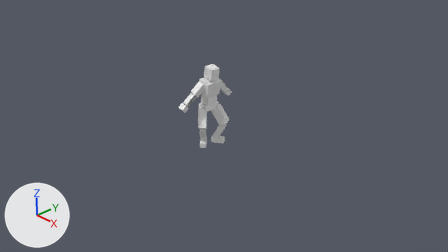
The Blender file boxman.blend, before and after one commit.
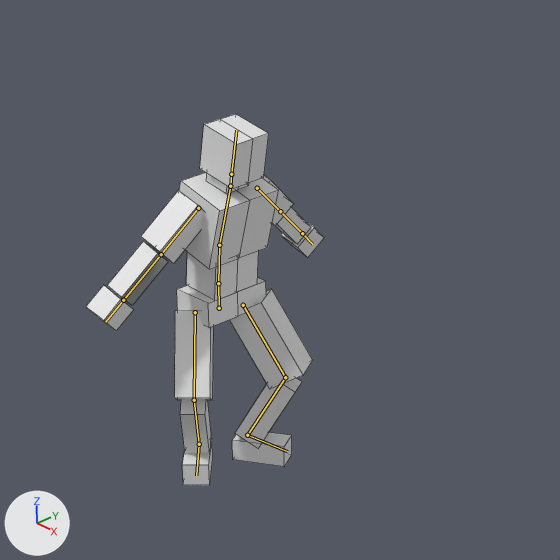
There are two pictures of each version: one from the file's camera 'Camera', one close up on the part from 35% to 64% of the width and 15% to 65% of the height. Lighting does not change. The marker at lower left points along +X, +Y and +Z. Both versions are drawn at frame 1 of the action 'ArmatureAction'; the numbers are the values there. The bones that bend it are drawn over the model as lines in the close-ups. The close-ups show mesh edges as thin lines.
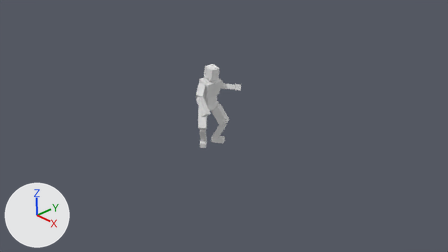
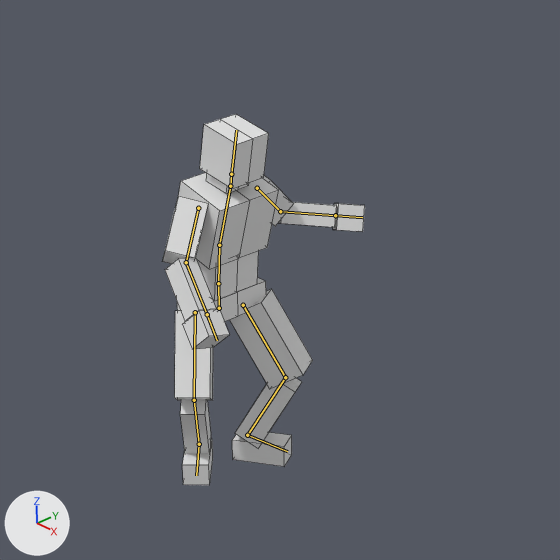
What the commit changed:
Bone 'Upper Arm.R' (bone_upper_arm_r) turns from (0, 0, 0) to (-27, -24, 34) degrees about its own x, y and z.
Bone 'Forearm.R' (bone_forearm_r) turns from (0, 0, 0) to (-27, -24, 34) degrees about its own x, y and z.
Bone 'Forearm.L' (bone_forearm_l) turns from (0, 0, 0) to (-10, -22, -53) degrees about its own x, y and z.

What differs and where, as boxes [x1, y1, x2, y2] in the close-ups (560 x 560 px):
'Cube.001', posed (15% narrower)
    before: [86, 114, 324, 485]
    after: [162, 114, 365, 485]
bone 'Upper Arm.R', root to tip
    before: (198, 208) to (161, 254)
    after: (198, 208) to (186, 262)
bone 'Forearm.R', root to tip
    before: (161, 254) to (123, 300)
    after: (186, 262) to (207, 314)
bone 'Forearm.L', root to tip
    before: (280, 211) to (302, 233)
    after: (280, 211) to (335, 215)
